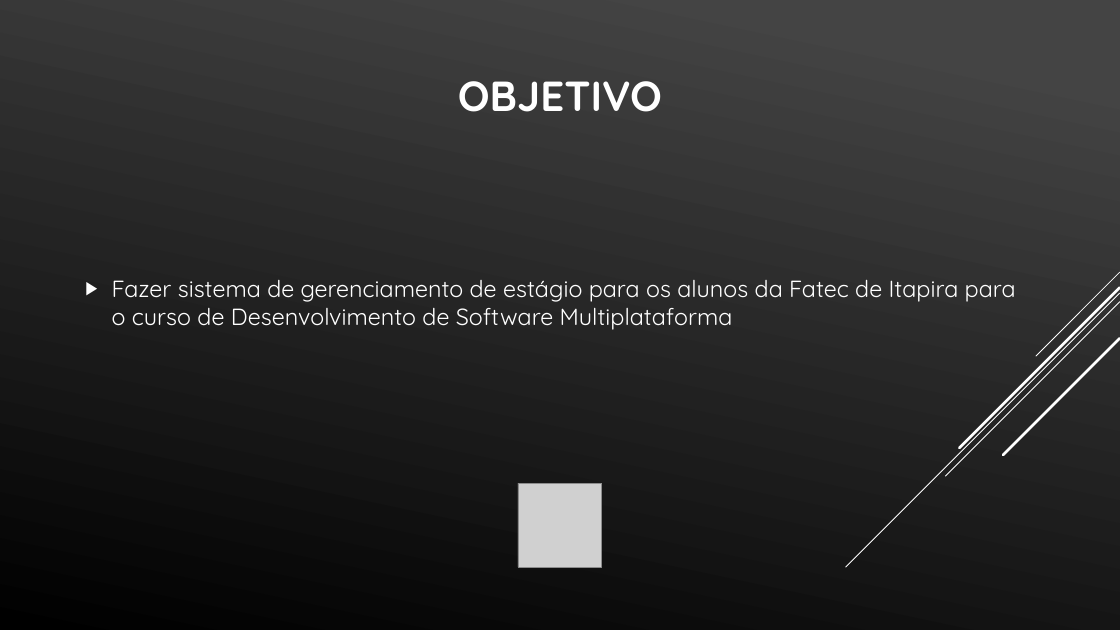
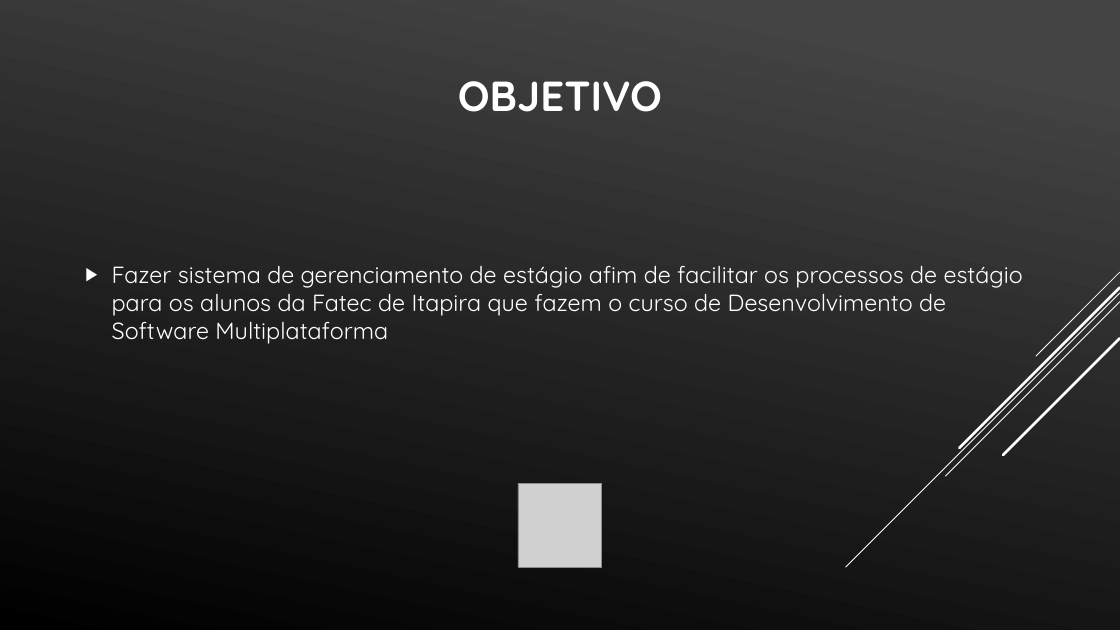
Before and after one commit to Zoldyako/PI2-Fatec, a slide deck: slide 4 of Projeto Interdisciplinar.pptx. Drawn at 1120x630 pixels with LibreOffice and Linux fonts; fonts in the diff are those of the drawing; grey boxes stand for pictures. Boxes give left, top, right and bottom in pixels: in the first picture for what was removed or moved away, otherwise in the second. Text is boxed around its words. In the diff, an @@ line names an element or a change of style, - is before the commit and + after.

```diff
--- a/Projeto Interdisciplinar.pptx
+++ b/Projeto Interdisciplinar.pptx
@@ text at [112,266,1023,344]: text changed @@
-▶ Fazer sistema de gerenciamento de estágio para os alunos da Fatec de Itapira para o curso de Desenvolvimento de Software Multiplataforma
+▶ Fazer sistema de gerenciamento de estágio afim de facilitar os processos de estágio para os alunos da Fatec de Itapira que fazem o curso de Desenvolvimento de Software Multiplataforma
```
